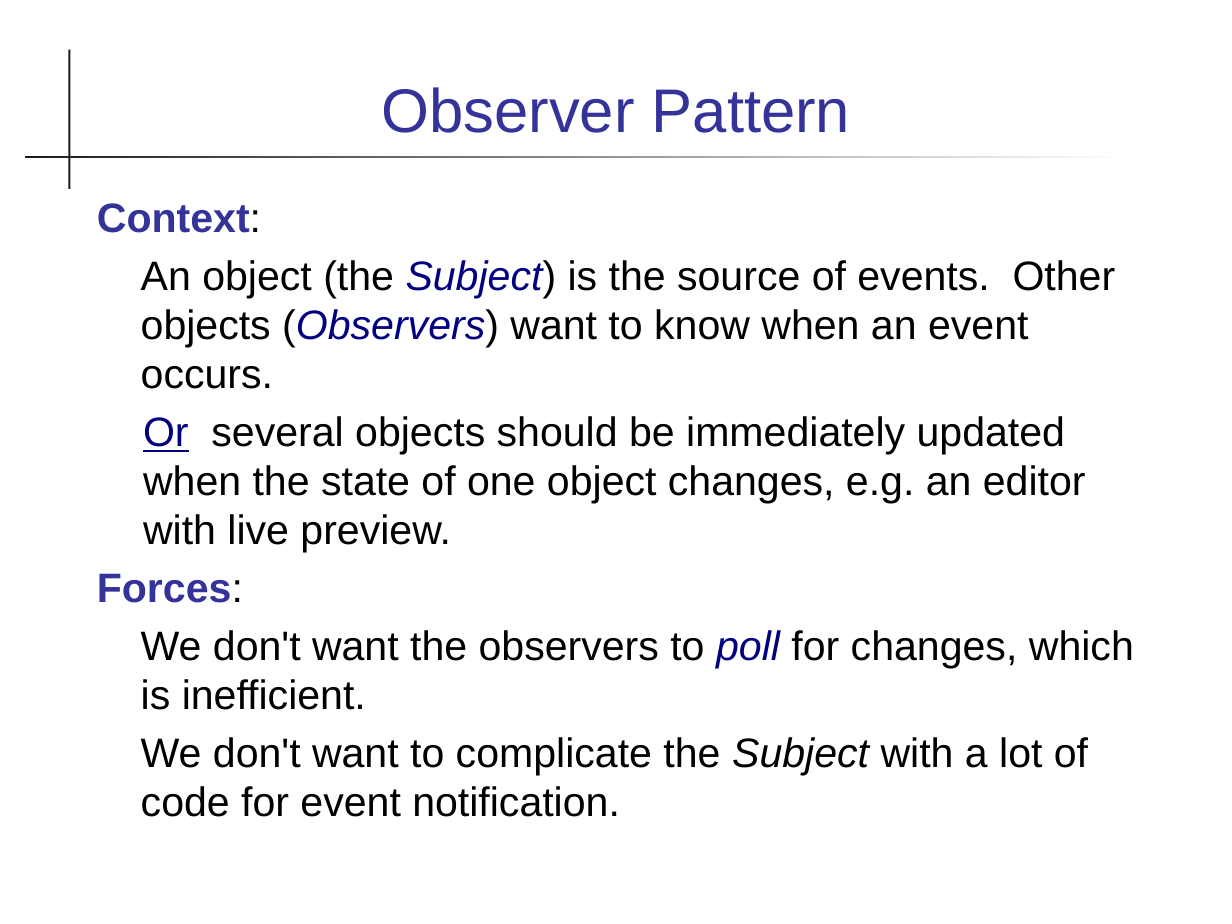
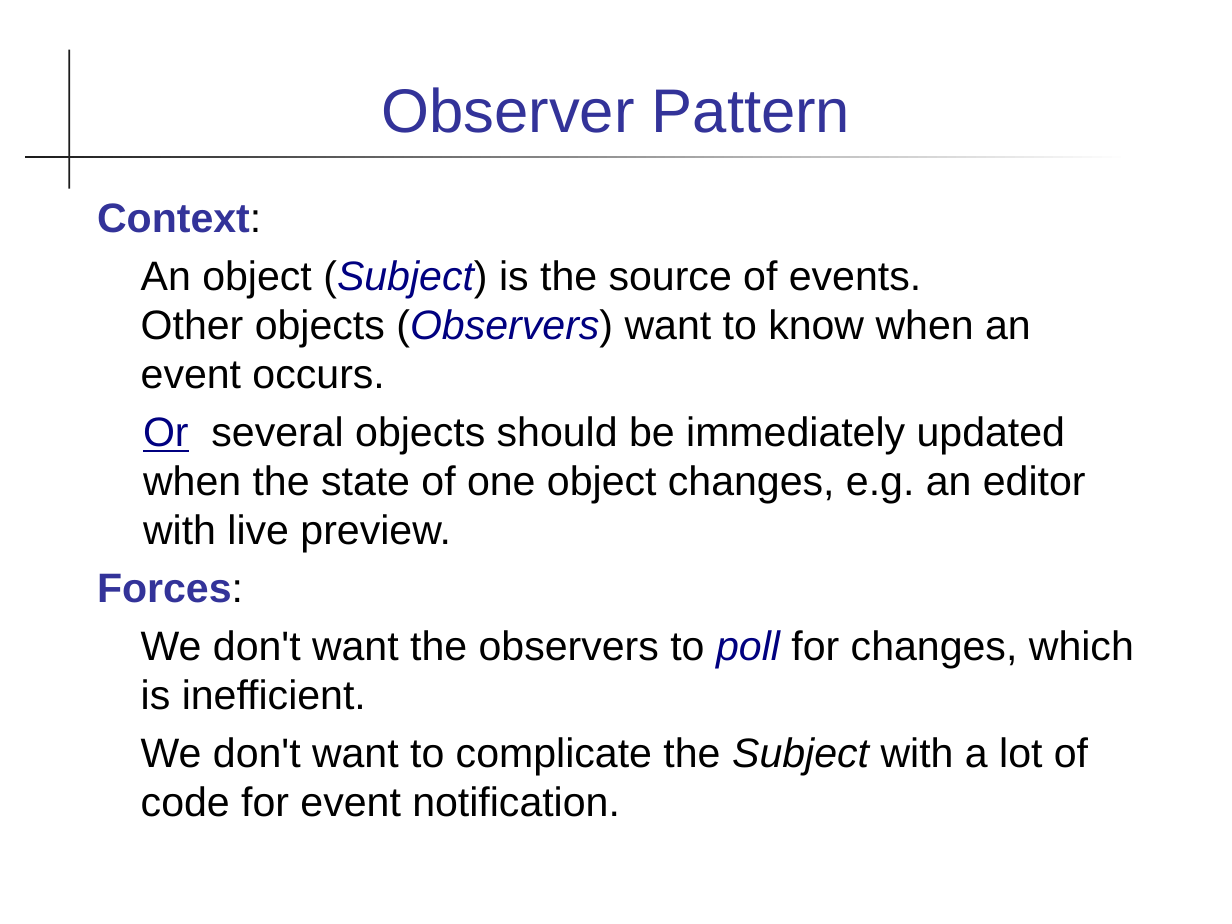
Before and after one commit to skeoop/skeoop.github.io, a slide deck: slide 1 of patterns/Observer-Pattern.ppt. Drawn at 1232x924 pixels with LibreOffice and Linux fonts; fonts in the diff are those of the drawing. Boxes give left, top, right and bottom in pixels: in the first picture for what was removed or moved away, otherwise in the second. Text is boxed around its words. In the diff, an @@ line names an element or a change of style, - is before the commit and + after.

Commit message:
update material on Observer and threads assignment

```diff
--- a/patterns/Observer-Pattern.ppt
+++ b/patterns/Observer-Pattern.ppt
@@ text at [97, 203, 1134, 817]: indent changed @@
@@ text at [141, 260, 1031, 389]: text changed @@
-An object (the Subject) is the source of events. Other objects (Observers) want to know when an event occurs.
+An object (Subject) is the source of events.
+Other objects (Observers) want to know when an event occurs.
```
Also in this commit, not shown: 10 other slides changed, 1 slide added, 5 other files.
